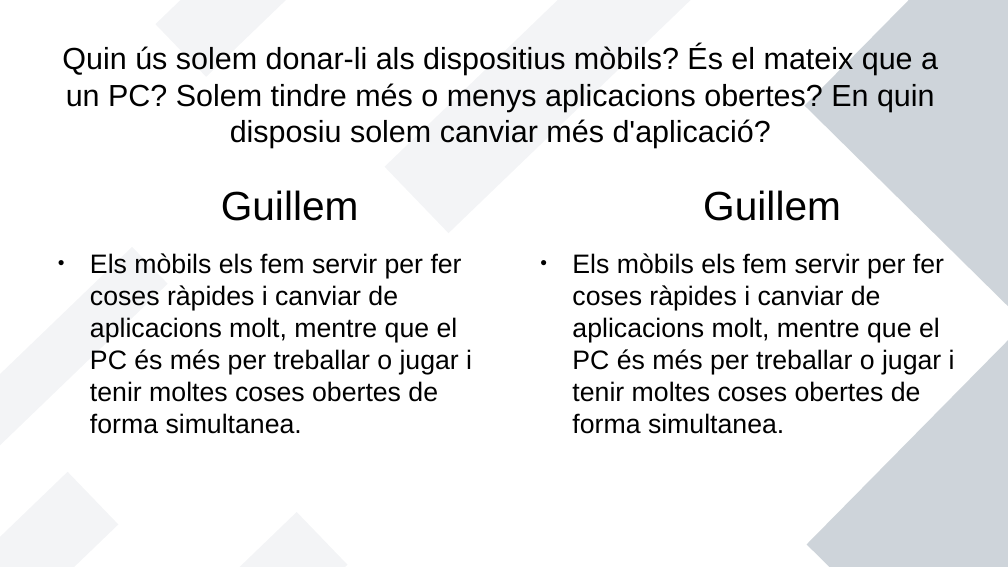
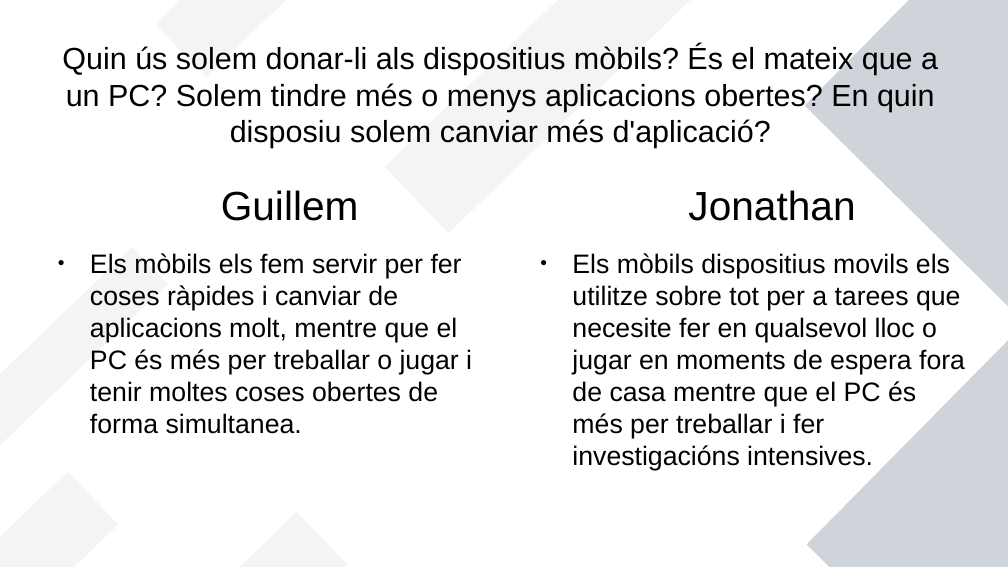
Before and after one commit to Paguita999/JonathanGuillem, a slide deck: slide 7 of Presentació de movils.odp. Drawn at 1008x567 pixels with LibreOffice and Linux fonts; fonts in the diff are those of the drawing. Boxes give left, top, right and bottom in pixels: in the first picture for what was removed or moved away, otherwise in the second. Text is boxed around its words. In the diff, an @@ line names an element or a change of style, - is before the commit and + after.

```diff
--- a/Presentació de movils.odp
+++ b/Presentació de movils.odp
@@ text at [572,190,965,470]: text changed @@
-Guillem
-● Els mòbils els fem servir per fer coses ràpides i canviar de aplicacions molt, mentre que el PC és més per treballar o jugar i tenir moltes coses obertes de forma simultanea.
+Jonathan
+● Els mòbils dispositius movils els utilitze sobre tot per a tarees que necesite fer en qualsevol lloc o jugar en moments de espera fora de casa mentre que el PC és més per treballar i fer investigacións intensives.
```
Also in this commit, not shown: 1 other slide changed, 6 other files.
